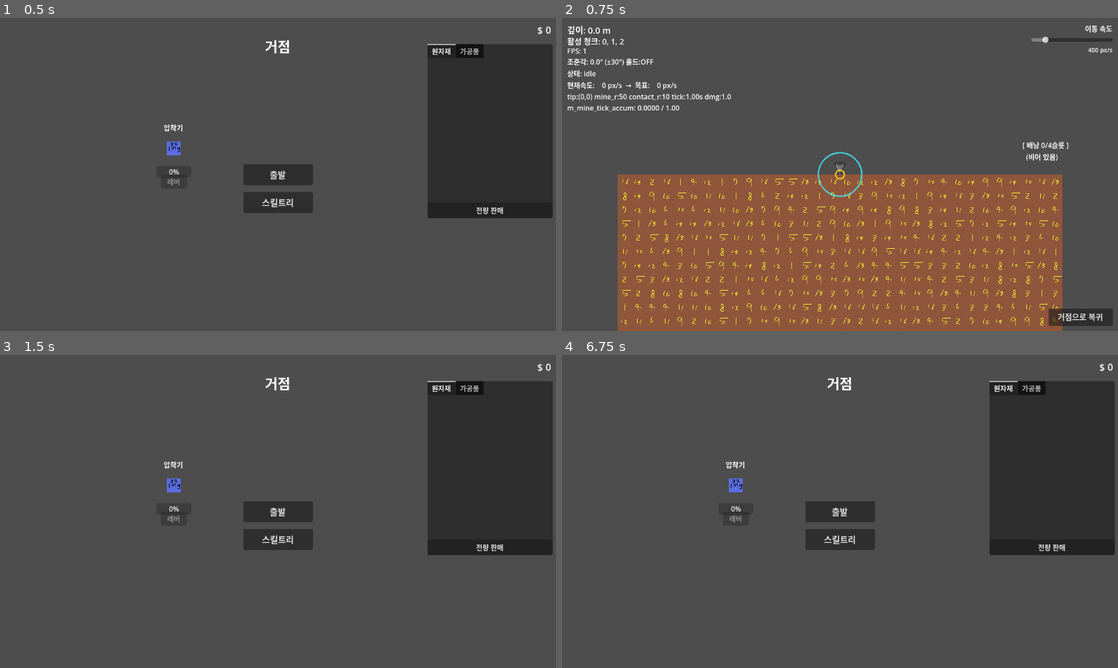
Above: before the commit, frames 1-4 (two rows, left to right).
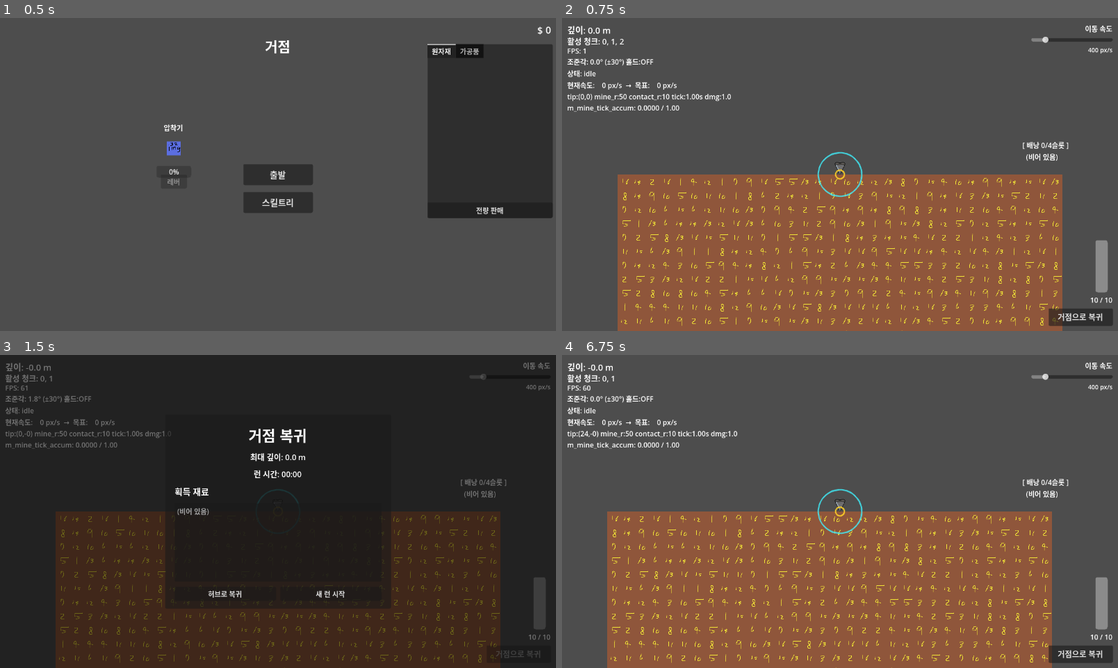
Above: after the commit, the same moments.

Repository: illwsion/Dig-Down-the-Planet
Game: Godot game, scene res://scenes/GameRoot.tscn
Two runs of this game, one before a commit and one after it. Both use one fixed random seed, a clock stepped at 60 frames per second and the inputs below. The engine's default icon, where the game draws it, is replaced by a stand-in: a white triangle on a blue panel in a dark square.
Inputs (mouse positions are in pixels of both pictures, inside the frame that each line leads up to):
- Up to frame 1 (0.5 s): no input
- Up to frame 2 (0.75 s): click "출발" at 0.5 s
- Up to frame 3 (1.5 s): click "거점으로 복귀" at 1.25 s
- Up to frame 4 (6.75 s): click (789, 592) at 2 s, where only the run after the commit has a clickable "허브로 복귀"; click "스킬트리" at 2.75 s; click "전량 판매" at 3.5 s; click "닫기" at 4.25 s; click "출발" at 5 s; click "거점으로 복귀" at 5.75 s; click (890, 592) at 6.5 s, where only the run after the commit has a clickable "새 런 시작"

Frame 1 is identical in both runs. In frame 2, 0.4% of the frame differs, in the area x 95-99%, y 71-92%; in frame 3, 86%, in the area x 0-100%, y 0-100%; in frame 4, 54%.

Commit message:
feat: 연료 시스템 구현

Diff:
--- a/autoload/StatSystem.gd
+++ b/autoload/StatSystem.gd
@@ -47,13 +47,13 @@
 		&"mine_damage_per_tick":     1.0,
 		&"mine_radius":              50.0,
 		&"mine_contact_radius":      10.0,
-		&"mine_tick_interval":       1.0,
+		&"mine_tick_interval":       2.0,
 		&"move_speed_max":           400.0,
 		&"move_acceleration":        400.0,
 		&"aim_angle_limit_deg":      30.0,
 		&"aim_turn_max_deg_per_sec": 54.0,
-		&"fuel_max":                 100.0,
-		&"fuel_drain_per_second":    5.0,
+		&"fuel_max":                 10.0,
+		&"fuel_cost_per_mine_tick":  2.0,
 		&"inventory_slot_count":     4.0,
 		&"inventory_max_stack":      3.0,
 	}
--- a/scenes/GameRoot.gd
+++ b/scenes/GameRoot.gd
@@ -4,15 +4,23 @@
 ## 씬 전환은 get_tree().change_scene_to_file() 대신 enter_run() / return_to_hub()를 사용한다.
 
 const c_MainScene := preload("res://scenes/main/Main.tscn")
+const c_RunResultScene := preload("res://scenes/ui/RunResultScreen.tscn")
 
 @onready var m_hub: Node2D = $Hub
 
 ## 현재 활성화된 Main 인스턴스. 런 중이 아니면 null.
 var m_run: Node2D = null
+var m_run_result: RunResultScreen
+var m_run_start_time_ms: int = 0
 
 
 func _ready() -> void:
 	add_to_group("game_root")
+	m_run_result = c_RunResultScene.instantiate() as RunResultScreen
+	add_child(m_run_result)
+	m_run_result.hub_requested.connect(_on_run_result_hub_requested)
+	m_run_result.retry_requested.connect(_on_run_result_retry_requested)
+	m_run_result.hide_screen()
 
 
 ## Hub → 채굴: GameState 초기화 → Hub 숨김 → Main 새로 생성 후 트리에 추가.
@@ -22,11 +30,15 @@
 		return
 
 	GameState.start_run()
+	m_run_start_time_ms = Time.get_ticks_msec()
+	m_run_result.hide_screen()
 
 	m_hub.set_hub_visible(false)
 	m_hub.process_mode = Node.PROCESS_MODE_DISABLED
 
 	m_run = c_MainScene.instantiate()
+	if m_run.has_signal("run_end_requested"):
+		m_run.run_end_requested.connect(_on_run_end_requested)
 	add_child(m_run)
 
 
@@ -43,3 +55,27 @@
 	m_hub.set_hub_visible(true)
 	m_hub.process_mode = Node.PROCESS_MODE_INHERIT
 	m_hub.update_dollars_label()
+
+
+func _on_run_end_requested(reason: StringName) -> void:
+	if m_run == null:
+		return
+
+	var max_depth_m: float = 0.0
+	if m_run.has_method("get_max_depth_m"):
+		max_depth_m = m_run.get_max_depth_m()
+	var elapsed_sec: float = float(Time.get_ticks_msec() - m_run_start_time_ms) / 1000.0
+	var items: Dictionary = GameState.run_display.duplicate()
+
+	m_run_result.show_results(reason, max_depth_m, elapsed_sec, items)
+
+
+func _on_run_result_hub_requested() -> void:
+	m_run_result.hide_screen()
+	return_to_hub()
+
+
+func _on_run_result_retry_requested() -> void:
+	m_run_result.hide_screen()
+	return_to_hub()
+	enter_run()
--- a/scenes/main/Main.gd
+++ b/scenes/main/Main.gd
@@ -2,10 +2,15 @@
 
 ## 이동/조준은 Drill에서 처리: 마우스 왼쪽 홀드 시 전진 + 마우스 방향으로 천천히 회전(±30°). Main은 HUD·슬라이더.
 
+signal run_end_requested(reason: StringName)
+
+const END_REASON_FUEL_DEPLETED: StringName = &"fuel_depleted"
+const END_REASON_RETURN_TO_HUB: StringName = &"return_to_hub"
 const TILE_SIZE_PX := 32
 const DEFAULT_MOVE_SPEED_PX := 400.0
 
 var m_move_speed_px: float = DEFAULT_MOVE_SPEED_PX
+var m_max_depth_m: float = 0.0
 
 @onready var m_drill: CharacterBody2D = $Drill
 @onready var m_world: Node2D = $World
@@ -15,9 +20,12 @@
 @onready var m_aim_label: Label = $UILayer/AimLabel
 @onready var m_speed_slider: HSlider = $UILayer/SpeedPanel/SpeedSlider
 @onready var m_speed_value_label: Label = $UILayer/SpeedPanel/SpeedValueLabel
+@onready var m_fuel_bar: ProgressBar = $UILayer/FuelPanel/FuelBar
+@onready var m_fuel_label: Label = $UILayer/FuelPanel/FuelLabel
 @onready var m_return_button: Button = $UILayer/ReturnButton
 
 var m_run_inventory_label: Label
+var m_run_ended: bool = false
 
 
 func _ready() -> void:
@@ -27,6 +35,7 @@
 	_on_speed_slider_changed(m_speed_slider.value)
 	m_drill.move_speed = m_move_speed_px
 	m_return_button.pressed.connect(_on_return_button_pressed)
+	m_drill.run_end_fuel_depleted.connect(_on_run_end_fuel_depleted)
 
 	m_run_inventory_label = Label.new()
 	m_run_inventory_label.anchor_left   = 1.0
@@ -43,16 +52,29 @@
 
 
 func _process(_delta: float) -> void:
-	m_drill.move_speed = m_move_speed_px
+	if not m_run_ended:
+		m_drill.move_speed = m_move_speed_px
 	_update_hud()
 
 
 func _on_return_button_pressed() -> void:
-	var game_root: Node = get_tree().get_first_node_in_group("game_root")
-	if game_root != null:
-		game_root.return_to_hub()
-	else:
-		push_error("Main: game_root 그룹에 GameRoot가 없습니다.")
+	if m_run_ended:
+		return
+	_request_run_end(END_REASON_RETURN_TO_HUB)
+
+
+func _on_run_end_fuel_depleted() -> void:
+	_request_run_end(END_REASON_FUEL_DEPLETED)
+
+
+func _request_run_end(reason: StringName) -> void:
+	if m_run_ended:
+		return
+	m_run_ended = true
+	m_drill.set_input_locked(true)
+	m_speed_slider.editable = false
+	m_return_button.disabled = true
+	run_end_requested.emit(reason)
 
 
 func _on_speed_slider_changed(value: float) -> void:
@@ -62,6 +84,7 @@
 
 func _update_hud() -> void:
 	var depth_m := m_drill.position.y / float(TILE_SIZE_PX)
+	m_max_depth_m = maxf(m_max_depth_m, depth_m)
 	m_depth_label.text = "깊이: %.1f m" % depth_m
 	m_fps_label.text = "FPS: %d" % int(Engine.get_frames_per_second())
 	if m_world.has_method("get_active_chunk_summary"):
@@ -78,7 +101,18 @@
 	if parts.size() > 0:
 		m_aim_label.text = "\n".join(parts)
 
+	_update_fuel_hud()
 	m_run_inventory_label.text = _format_run_inventory()
+
+
+func _update_fuel_hud() -> void:
+	var fuel_max: float = StatSystem.get_final(&"fuel_max")
+	var fuel: float = m_drill.fuel
+	m_fuel_bar.max_value = fuel_max
+	m_fuel_bar.value = clampf(fuel, 0.0, fuel_max)
+	m_fuel_label.text = "%d / %d" % [roundi(fuel), roundi(fuel_max)]
+	if fuel <= 0.0 and not m_run_ended:
+		_on_run_end_fuel_depleted()
 
 
 func _format_run_inventory() -> String:
@@ -101,3 +135,7 @@
 		if slot["item_id"] != &"":
 			count += 1
 	return count
+
+
+func get_max_depth_m() -> float:
+	return m_max_depth_m
--- a/scenes/main/Main.tscn
+++ b/scenes/main/Main.tscn
@@ -40,6 +40,37 @@
 theme_override_font_sizes/font_size = 16
 autowrap_mode = 3
 text = "조준각: —"
+
+[node name="FuelPanel" type="VBoxContainer" parent="UILayer"]
+layout_mode = 1
+anchors_preset = 3
+anchor_left = 1.0
+anchor_top = 1.0
+anchor_right = 1.0
+anchor_bottom = 1.0
+offset_left = -56.0
+offset_top = -196.0
+offset_right = -12.0
+offset_bottom = -60.0
+grow_horizontal = 0
+grow_vertical = 0
+theme_override_constants/separation = 6
+alignment = 1
+
+[node name="FuelBar" type="ProgressBar" parent="UILayer/FuelPanel"]
+layout_mode = 2
+size_flags_horizontal = 4
+custom_minimum_size = Vector2(28, 120)
+max_value = 10.0
+value = 10.0
+show_percentage = false
+fill_mode = 3
+
+[node name="FuelLabel" type="Label" parent="UILayer/FuelPanel"]
+layout_mode = 2
+theme_override_font_sizes/font_size = 16
+text = "10 / 10"
+horizontal_alignment = 1
 
 [node name="SpeedPanel" type="VBoxContainer" parent="UILayer"]
 layout_mode = 1
--- /dev/null
+++ b/scenes/ui/RunResultScreen.tscn
@@ -0,0 +1,92 @@
+[gd_scene load_steps=2 format=3]
+
+[ext_resource type="Script" path="res://scripts/ui/RunResultScreen.gd" id="1_run_result"]
+
+[node name="RunResultScreen" type="CanvasLayer"]
+layer = 20
+script = ExtResource("1_run_result")
+
+[node name="Root" type="Control" parent="."]
+visible = false
+layout_mode = 3
+anchors_preset = 15
+anchor_right = 1.0
+anchor_bottom = 1.0
+grow_horizontal = 2
+grow_vertical = 2
+mouse_filter = 2
+
+[node name="Dim" type="ColorRect" parent="Root"]
+layout_mode = 1
+anchors_preset = 15
+anchor_right = 1.0
+anchor_bottom = 1.0
+grow_horizontal = 2
+grow_vertical = 2
+color = Color(0, 0, 0, 0.55)
+
+[node name="Center" type="CenterContainer" parent="Root"]
+layout_mode = 1
+anchors_preset = 15
+anchor_right = 1.0
+anchor_bottom = 1.0
+grow_horizontal = 2
+grow_vertical = 2
+
+[node name="Card" type="PanelContainer" parent="Root/Center"]
+layout_mode = 2
+custom_minimum_size = Vector2(520, 420)
+
+[node name="Margin" type="MarginContainer" parent="Root/Center/Card"]
+layout_mode = 2
+theme_override_constants/margin_left = 22
+theme_override_constants/margin_top = 22
+theme_override_constants/margin_right = 22
+theme_override_constants/margin_bottom = 18
+
+[node name="Content" type="VBoxContainer" parent="Root/Center/Card/Margin"]
+layout_mode = 2
+theme_override_constants/separation = 12
+
+[node name="TitleLabel" type="Label" parent="Root/Center/Card/Margin/Content"]
+layout_mode = 2
+text = "연료 고갈"
+horizontal_alignment = 1
+theme_override_font_sizes/font_size = 34
+
+[node name="SummaryDepthLabel" type="Label" parent="Root/Center/Card/Margin/Content"]
+layout_mode = 2
+text = "최대 깊이: 0.0 m"
+horizontal_alignment = 1
+theme_override_font_sizes/font_size = 18
+
+[node name="SummaryDurationLabel" type="Label" parent="Root/Center/Card/Margin/Content"]
+layout_mode = 2
+text = "런 시간: 00:00"
+horizontal_alignment = 1
+theme_override_font_sizes/font_size = 18
+
+[node name="ItemsTitleLabel" type="Label" parent="Root/Center/Card/Margin/Content"]
+layout_mode = 2
+text = "획득 재료"
+theme_override_font_sizes/font_size = 20
+
+[node name="ItemsList" type="ItemList" parent="Root/Center/Card/Margin/Content"]
+layout_mode = 2
+custom_minimum_size = Vector2(0, 180)
+size_flags_vertical = 3
+fixed_column_width = 280
+
+[node name="Buttons" type="HBoxContainer" parent="Root/Center/Card/Margin/Content"]
+layout_mode = 2
+theme_override_constants/separation = 10
+
+[node name="HubButton" type="Button" parent="Root/Center/Card/Margin/Content/Buttons"]
+layout_mode = 2
+size_flags_horizontal = 3
+text = "허브로 복귀"
+
+[node name="RetryButton" type="Button" parent="Root/Center/Card/Margin/Content/Buttons"]
+layout_mode = 2
+size_flags_horizontal = 3
+text = "새 런 시작"
--- a/scripts/player/Drill.gd
+++ b/scripts/player/Drill.gd
@@ -1,4 +1,6 @@
 extends CharacterBody2D
+
+signal run_end_fuel_depleted
 
 ## 바디 원점(0,0) = 드릴 끝(tip). 회전 축도 tip이므로 월드에서의 tip은 [method get_tip_global_position]과 동일.
 ## 채굴·접촉 반경(`mine_*`)의 기준점은 항상 이 tip 월드 좌표 하나로 고정한다 (3-1).
@@ -34,11 +36,11 @@
 @export_range(0.5, 4.0, 0.1) var dig_sprite_shake_rot_deg: float = 3.2
 @export_range(2.0, 28.0, 0.5) var dig_sprite_shake_hz: float = 6.0
 
-## 연료: 접두 `fuel_*`.
-@export var fuel_max: float = 100.0
-@export var fuel_drain_per_second: float = 5.0
-
-## 현재 연료. 소모 정책은 구현 시 홀드/이동 조건에 맞춤.
+## 연료: 접두 `fuel_*`. 소모는 채굴 틱마다 `fuel_cost_per_mine_tick` (FUEL_SYSTEM_DESIGN.md).
+@export var fuel_max: float = 10.0
+@export var fuel_cost_per_mine_tick: float = 2.0
+
+## 현재 연료. `_ready`에서 `StatSystem.get_final(&"fuel_max")`로 초기화.
 var fuel: float = 0.0
 
 ## 조준: 접두 `aim_*`.
@@ -54,6 +56,7 @@
 var m_target_speed: float = 0.0
 
 const MOUSE_AIM_MIN_PX := 8.0
+const TILE_SIZE_PX := 32.0
 
 enum DrillStatus { IDLE, MOVING, DIGGING }
 
@@ -66,6 +69,8 @@
 ## `_sync_rotation_from_aim` 이후 스프라이트만 흔드는 기준 위치(`_ready`에서 설정).
 var m_sprite_rest_position: Vector2 = Vector2.ZERO
 var m_dig_shake_phase: float = 0.0
+var m_fuel_depleted_emitted: bool = false
+var m_input_locked: bool = false
 
 
 func _ready() -> void:
@@ -93,9 +98,9 @@
 		Vector2(half_top, -h),
 	])
 	m_collision_shape.shape = poly
-	fuel = fuel_max
+	_register_stats()
+	fuel = StatSystem.get_final(&"fuel_max")
 	_sync_rotation_from_aim()
-	_register_stats()
 
 
 func _register_stats() -> void:
@@ -108,13 +113,17 @@
 	StatSystem.register_base(&"aim_angle_limit_deg",      aim_angle_limit_deg)
 	StatSystem.register_base(&"aim_turn_max_deg_per_sec", aim_turn_max_deg_per_sec)
 	StatSystem.register_base(&"fuel_max",                 fuel_max)
-	StatSystem.register_base(&"fuel_drain_per_second",    fuel_drain_per_second)
+	StatSystem.register_base(&"fuel_cost_per_mine_tick",  fuel_cost_per_mine_tick)
+
+
+func set_input_locked(_locked: bool) -> void:
+	m_input_locked = _locked
 
 
 func _physics_process(delta: float) -> void:
 	move_speed = minf(move_speed, move_speed_max)
 	_update_drill_status()
-	if Input.is_action_pressed("drill_down"):
+	if not m_input_locked and Input.is_action_pressed("drill_down"):
 		var to_mouse := get_global_mouse_position() - global_position
 		if to_mouse.length() >= MOUSE_AIM_MIN_PX:
 			var desired := atan2(to_mouse.x, to_mouse.y)
@@ -160,26 +169,53 @@
 	m_sprite.rotation = wobble
 
 
+func _compute_fuel_cost_for_tick() -> float:
+	var cost_base: float = StatSystem.get_final(&"fuel_cost_per_mine_tick")
+	var depth_m: float = get_tip_global_position().y / TILE_SIZE_PX
+	var cost_depth: float = FuelDepthCost.get_additive(depth_m)
+	return maxf(cost_base + cost_depth, 0.0)
+
+
 func _process_mining_tick(delta: float) -> void:
 	if drill_status == DrillStatus.IDLE:
 		m_mine_tick_accum = 0.0
 		return
+	if m_fuel_depleted_emitted or fuel <= 0.0:
+		return
 	var world: Node = get_parent().get_node_or_null("World") if get_parent() else null
 	if world == null or not world.has_method("apply_mine_damage_at_world"):
 		return
 	var tickInterval := maxf(StatSystem.get_final(&"mine_tick_interval"), 0.05)
 	m_mine_tick_accum += delta
 	while m_mine_tick_accum >= tickInterval:
+		if m_fuel_depleted_emitted:
+			break
 		m_mine_tick_accum -= tickInterval
+		var cost: float = _compute_fuel_cost_for_tick()
+		if fuel < cost:
+			fuel = 0.0
+			_emit_fuel_depleted()
+			break
+		fuel -= cost
 		world.apply_mine_damage_at_world(
 			get_tip_global_position(),
 			StatSystem.get_final(&"mine_radius"),
 			StatSystem.get_final(&"mine_damage_per_tick")
 		)
+		if fuel <= 0.0:
+			fuel = 0.0
+			_emit_fuel_depleted()
+
+
+func _emit_fuel_depleted() -> void:
+	if m_fuel_depleted_emitted:
+		return
+	m_fuel_depleted_emitted = true
+	run_end_fuel_depleted.emit()
 
 
 func _update_drill_status() -> void:
-	if not Input.is_action_pressed("drill_down"):
+	if m_input_locked or not Input.is_action_pressed("drill_down"):
 		drill_status = DrillStatus.IDLE
 		return
 	var world: Node = get_parent().get_node_or_null("World") if get_parent() else null
--- /dev/null
+++ b/scripts/player/FuelDepthCost.gd
@@ -0,0 +1,18 @@
+class_name FuelDepthCost
+extends RefCounted
+
+## 깊이(m)에 따른 틱당 연료 **추가** 비용. `tick_cost = cost_base + get_additive(depth_m)`.
+## FUEL_SYSTEM_DESIGN.md §4-1 — 계단식 하한 테이블.
+
+const DEPTH_THRESHOLDS_M: Array[float] = [0.0, 50.0, 100.0, 200.0]
+const COST_ADDITIVE: Array[float] = [0.0, 0.5, 1.0, 2.0]
+
+
+static func get_additive(depth_m: float) -> float:
+	if depth_m < 0.0:
+		return 0.0
+	var cost: float = 0.0
+	for i in DEPTH_THRESHOLDS_M.size():
+		if depth_m >= DEPTH_THRESHOLDS_M[i]:
+			cost = COST_ADDITIVE[i]
+	return cost
--- /dev/null
+++ b/scripts/ui/RunResultScreen.gd
@@ -0,0 +1,80 @@
+class_name RunResultScreen
+extends CanvasLayer
+
+signal hub_requested
+signal retry_requested
+
+const END_REASON_FUEL_DEPLETED: StringName = &"fuel_depleted"
+const END_REASON_RETURN_TO_HUB: StringName = &"return_to_hub"
+
+@onready var m_root: Control = $Root
+@onready var m_title_label: Label = $Root/Center/Card/Margin/Content/TitleLabel
+@onready var m_summary_depth_label: Label = $Root/Center/Card/Margin/Content/SummaryDepthLabel
+@onready var m_summary_duration_label: Label = $Root/Center/Card/Margin/Content/SummaryDurationLabel
+@onready var m_items_list: ItemList = $Root/Center/Card/Margin/Content/ItemsList
+@onready var m_hub_button: Button = $Root/Center/Card/Margin/Content/Buttons/HubButton
+@onready var m_retry_button: Button = $Root/Center/Card/Margin/Content/Buttons/RetryButton
+
+
+func _ready() -> void:
+	m_hub_button.pressed.connect(_on_hub_button_pressed)
+	m_retry_button.pressed.connect(_on_retry_button_pressed)
+	m_items_list.focus_mode = Control.FOCUS_NONE
+	m_items_list.mouse_filter = Control.MOUSE_FILTER_IGNORE
+	hide_screen()
+
+
+func show_results(end_reason: StringName, max_depth_m: float, run_duration_sec: float, items: Dictionary) -> void:
+	m_title_label.text = _get_title_for_end_reason(end_reason)
+	m_summary_depth_label.text = "최대 깊이: %.1f m" % max_depth_m
+	m_summary_duration_label.text = "런 시간: %s" % _format_duration_mm_ss(run_duration_sec)
+	_render_items(items)
+	show_screen()
+
+
+func show_screen() -> void:
+	m_root.visible = true
+
+
+func hide_screen() -> void:
+	m_root.visible = false
+
+
+func _render_items(items: Dictionary) -> void:
+	m_items_list.clear()
+	var has_item: bool = false
+	for item_id in items:
+		var count: int = int(items[item_id])
+		if count <= 0:
+			continue
+		has_item = true
+		var def: ItemDef = ItemDatabase.get_def(StringName(item_id))
+		var display_name: String = def.display_name if def != null else str(item_id)
+		m_items_list.add_item("%s × %d" % [display_name, count])
+	if not has_item:
+		m_items_list.add_item("(비어 있음)")
+
+
+func _get_title_for_end_reason(end_reason: StringName) -> String:
+	match end_reason:
+		END_REASON_FUEL_DEPLETED:
+			return "연료 고갈"
+		END_REASON_RETURN_TO_HUB:
+			return "거점 복귀"
+		_:
+			return "런 종료"
+
+
+func _format_duration_mm_ss(duration_sec: float) -> String:
+	var total_sec: int = maxi(int(floor(duration_sec)), 0)
+	var minutes: int = total_sec / 60
+	var seconds: int = total_sec % 60
+	return "%02d:%02d" % [minutes, seconds]
+
+
+func _on_hub_button_pressed() -> void:
+	hub_requested.emit()
+
+
+func _on_retry_button_pressed() -> void:
+	retry_requested.emit()
Not shown, added: scripts/player/FuelDepthCost.gd.uid
Not shown, added: scripts/ui/RunResultScreen.gd.uid
Not shown, added: FUEL_SYSTEM_DESIGN.md
Not shown, added: FUEL_SYSTEM_IMPLEMENTATION_PLAN.md
